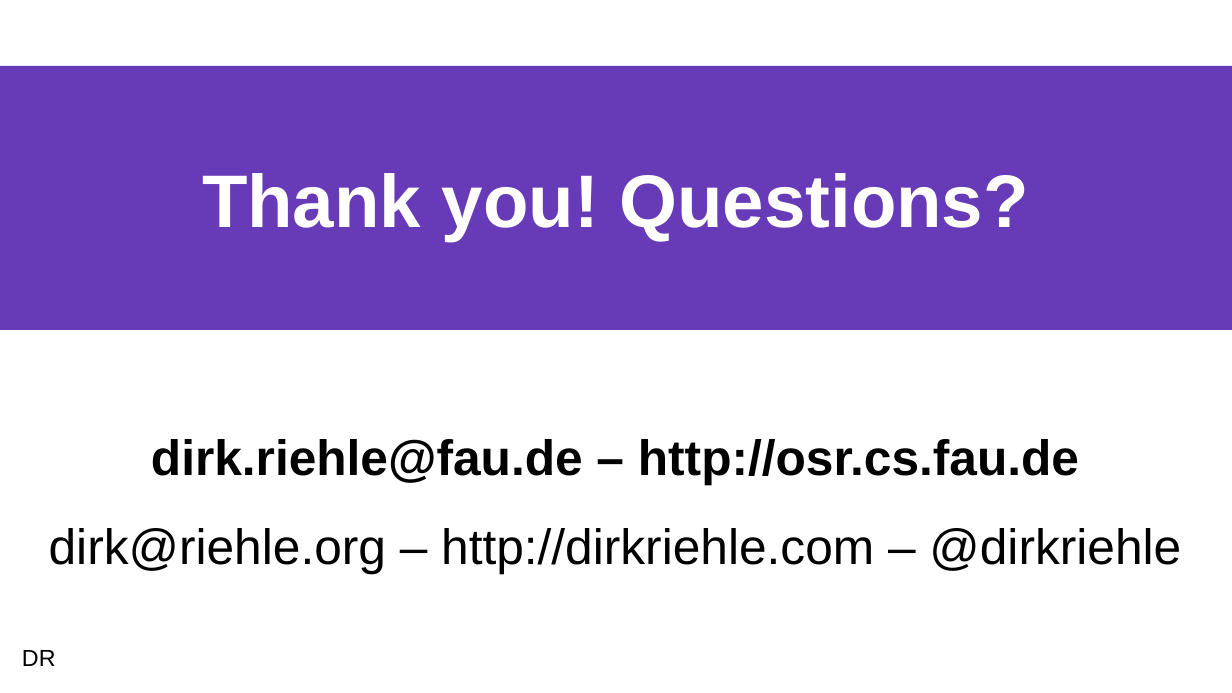
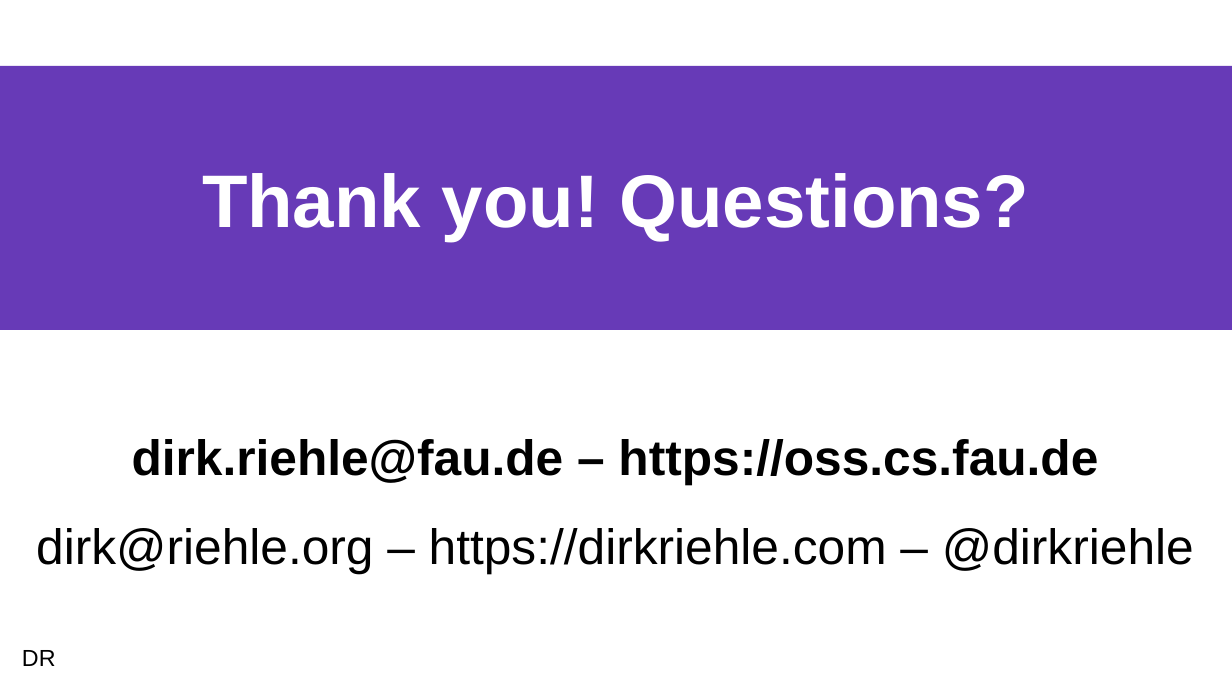
Before and after one commit to dirkriehle/coss-course, a slide deck: slide 53 of Lecture slides/COSS D01 - Software Startups.odp. Drawn at 1232x693 pixels with LibreOffice and Linux fonts; fonts in the diff are those of the drawing. Boxes give left, top, right and bottom in pixels: in the first picture for what was removed or moved away, otherwise in the second. Text is boxed around its words. In the diff, an @@ line names an element or a change of style, - is before the commit and + after.

```diff
--- a/Lecture slides/COSS D01 - Software Startups.odp
+++ b/Lecture slides/COSS D01 - Software Startups.odp
@@ subtitle at bbox=[36, 439, 1194, 574]: text changed @@
-dirk.riehle@fau.de – http://osr.cs.fau.de
-dirk@riehle.org – http://dirkriehle.com – @dirkriehle
+dirk.riehle@fau.de – https://oss.cs.fau.de
+dirk@riehle.org – https://dirkriehle.com – @dirkriehle
```
Also in this commit, not shown: 10 other slides changed, 26 other files.
